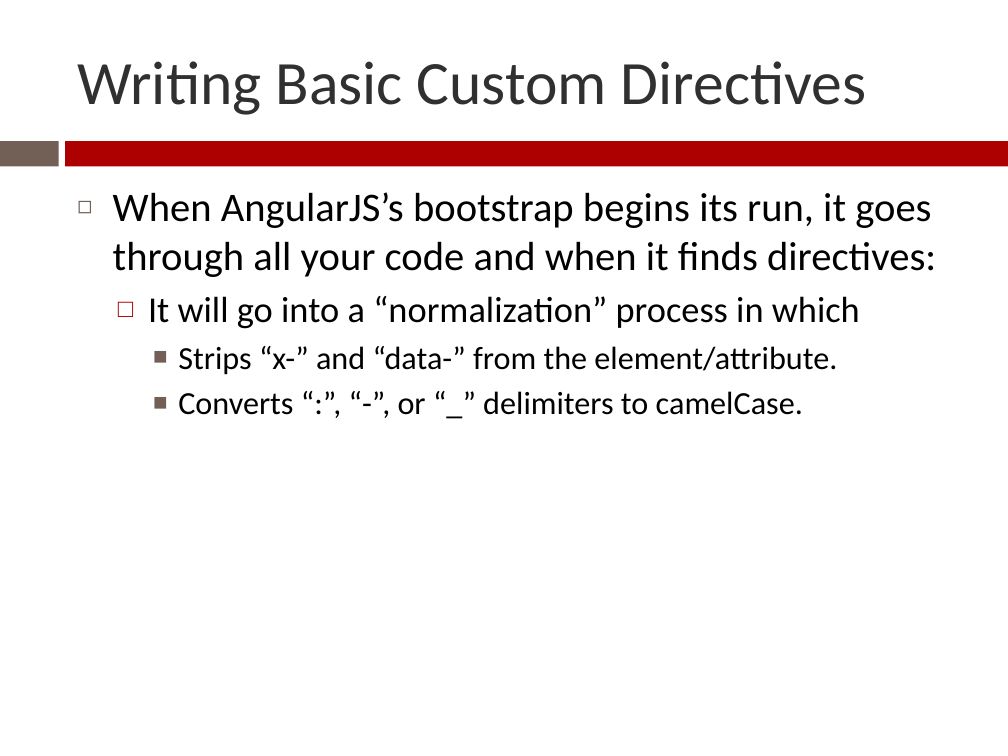
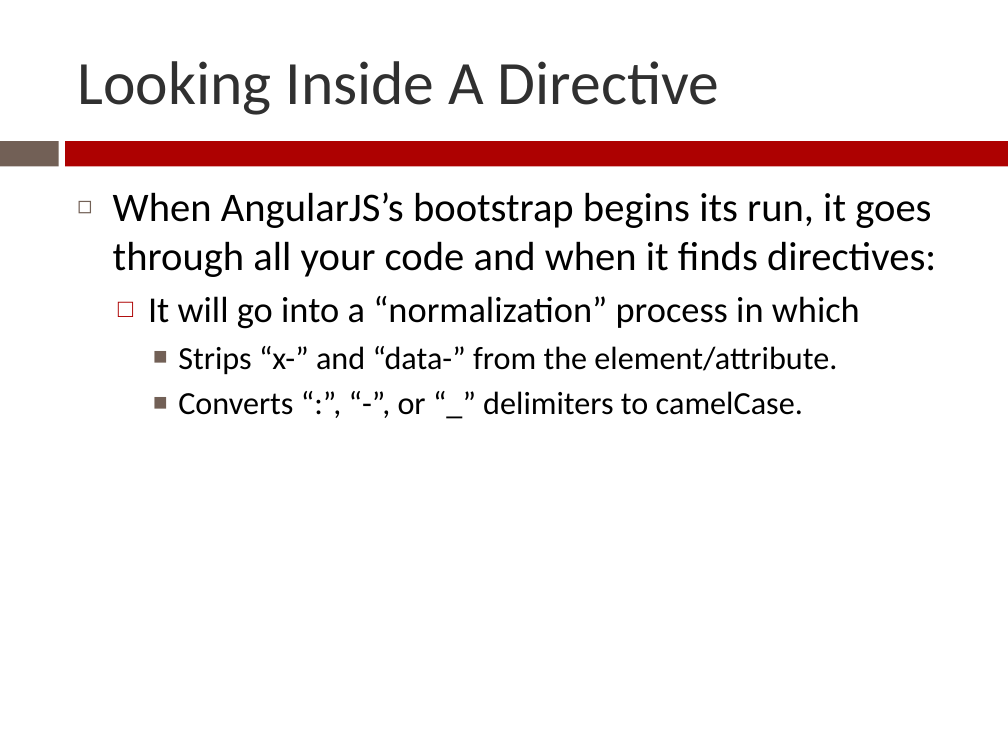
Before and after one commit to Zenitram-Oriaj/AngularJS_Directives, a slide deck: slide 15 of presentation/ajs_dir_presentation.pptx (slide 10 before the commit). Drawn at 1008x756 pixels with LibreOffice and Linux fonts; fonts in the diff are those of the drawing. Boxes give left, top, right and bottom in pixels: in the first picture for what was removed or moved away, otherwise in the second. Text is boxed around its words. In the diff, an @@ line names an element or a change of style, - is before the commit and + after.

```diff
--- a/presentation/ajs_dir_presentation.pptx
+++ b/presentation/ajs_dir_presentation.pptx
@@ title at box(77, 61, 719, 115): text changed @@
-Writing Basic Custom Directives
+Looking Inside A Directive
```
Also in this commit, not shown: 5 other slides changed, 6 slides added, 1 slide removed, 1 other file.
